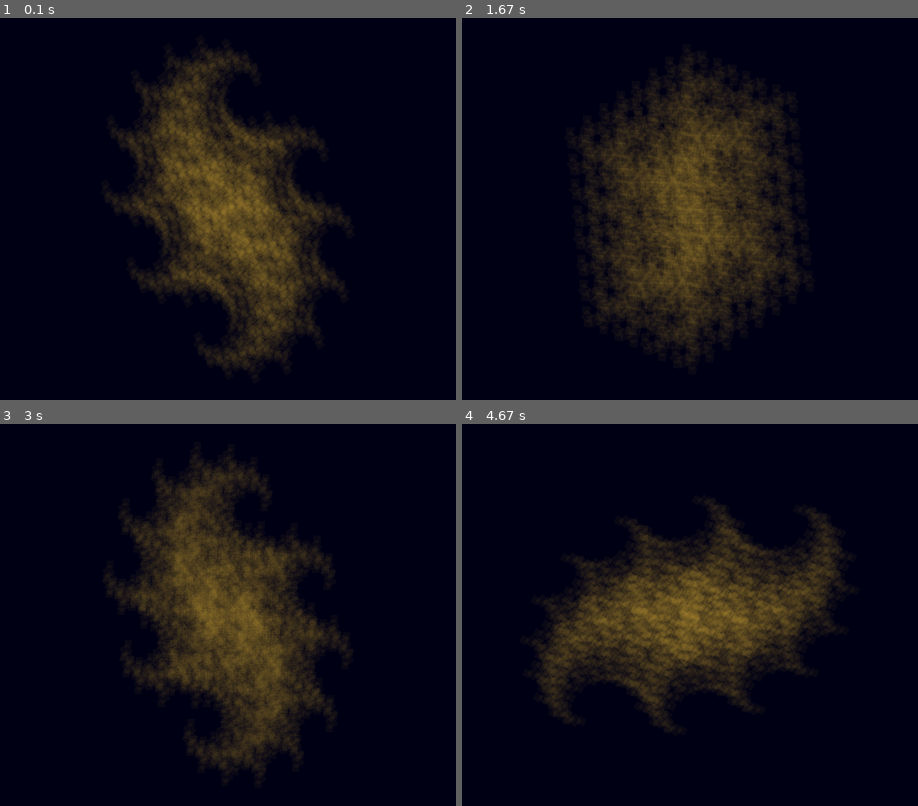
Above: before the commit, frames 1-4 (two rows, left to right).
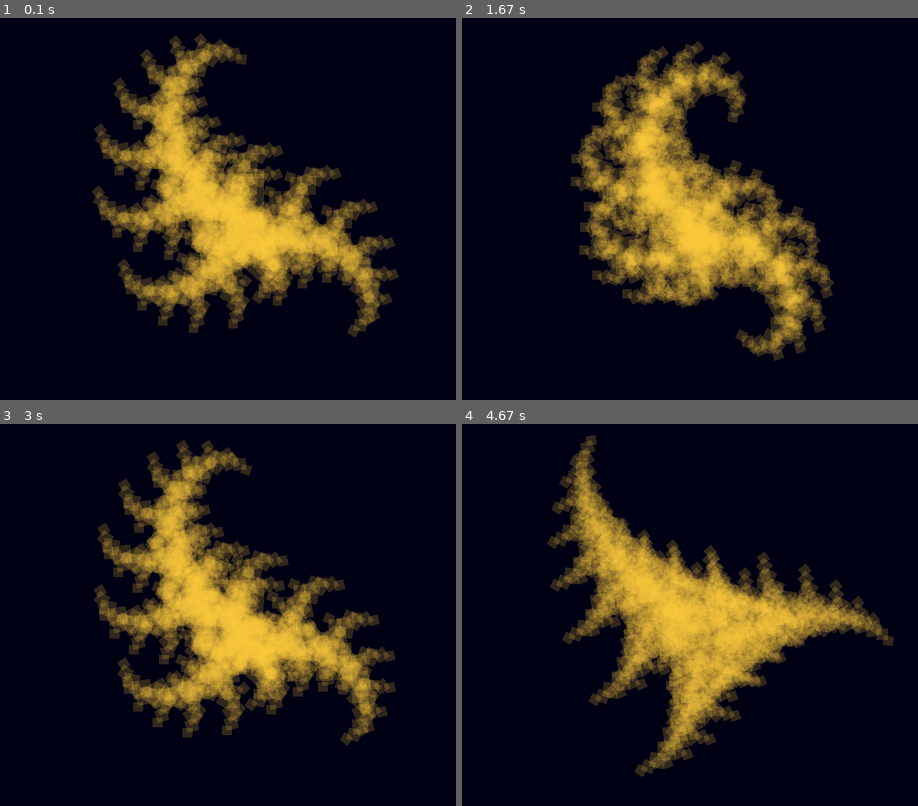
Above: after the commit, the same moments.

Repository: muchadhesion/fractal-with-pygame-alpha-poly
Game: pygame game, started from two.py
The game is run twice, just before and just after one commit, with the same random seed, the same clock (stepped at 60 frames per second) and the same inputs.
Inputs:
- Up to frame 1 (0.1 s): no input
- Up to frame 2 (1.67 s): no input
- Up to frame 3 (3 s): no input
- Up to frame 4 (4.67 s): no input

The runs differ from the first frame. In frame 1, 26% of the frame differs, in the area x 20-88%, y 3-93%; in frame 2, 28%, in the area x 23-82%, y 5-91%; in frame 3, 27%; in frame 4, 26%.

Commit message:
Tidy and new defaults

Diff:
--- a/two.py
+++ b/two.py
@@ -1,8 +1,6 @@
 
-import operator
 import pygame
 import math
-import random
 
 # pygame window params
 WINDOW_WIDTH=640
@@ -28,13 +26,13 @@
     return np.squeeze((R @ (p.T-o.T) + o.T).T)
 
 def grow(screen, centre, size, rotation, depth):
-    if depth > 30:
+    if depth > 10:
         return
     if size < 10:
         return
-    waft = 40 * math.sin( game_time_ms / 1000 )
+    waft = 10 * math.sin( game_time_ms / 1000 )
     rotation += waft
-    c = pygame.Color(250,200,60,10)
+    c = pygame.Color(250,200,60,50)
     left = centre[0] - size/2
     top = centre[1] - size/2
     points=[(left, top), (left+size, top), (left+size, top+size), (left, top+size)]
@@ -43,7 +41,7 @@
     # pygame.draw.polygon( screen, c, new_points)
     # pygame.draw.rect(screen, c , pygame.Rect(left, top, size, size))
     grow(screen, new_points[0], size*0.8, rotation+20, depth+1  )
-    grow(screen, new_points[2], size*0.8, rotation-180+20, depth+1  )
+    grow(screen, new_points[2], size*0.8, rotation-180-50, depth+1  )
 
 def update(screen):
     center = (WINDOW_WIDTH/2, WINDOW_HEIGHT/2)
